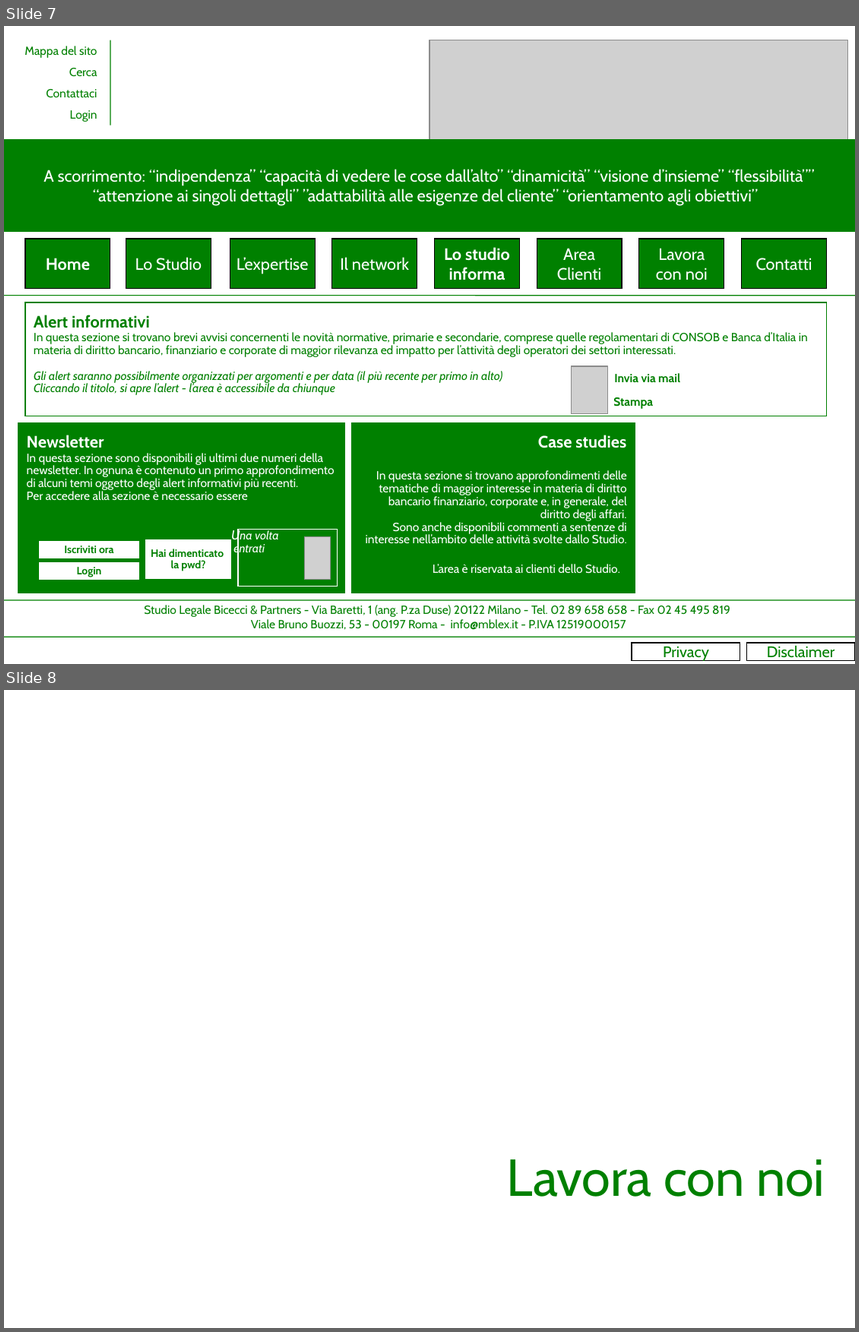
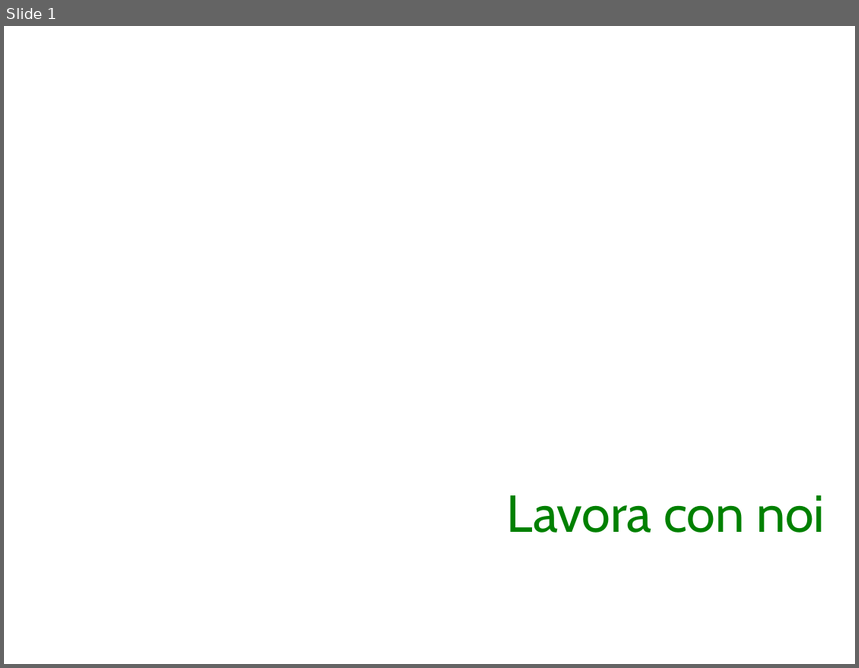
Before and after one commit to grentis/__mblex__, a slide deck: mokup/Sito internet Bicecci&Partners2.ppt. Shown one above the other, each under a label of ours: slides 7 and 8 before the commit, slide 1 after it. The pictures are 859x1332 and 859x668 pixels, drawn with LibreOffice and Linux fonts; fonts in the diff are those of the drawing; grey boxes stand for pictures. Boxes give left, top, right and bottom in pixels: in the first picture for what was removed or moved away, otherwise in the second. Text is boxed around its words. In the diff, an @@ line names an element or a change of style, - is before the commit and + after.

```diff
--- a/mokup/Sito internet Bicecci&Partners2.ppt
+++ b/mokup/Sito internet Bicecci&Partners2.ppt
@@ slide 7 removed at [4, 26, 855, 664], background #FFFFFF @@
@@ group removed at [25, 40, 110, 126]: 4 texts, 1 line @@
-Contattaci
-Mappa del sito
-Cerca
-Login
@@ picture removed at [430, 40, 848, 147] @@
@@ rectangle removed at [4, 139, 855, 231] @@
-A scorrimento: “indipendenza” “capacità di vedere le cose dall’alto” “dinamicità” “visione d’insieme” “flessibilità”” “attenzione ai singoli dettagli” ”adattabilità alle esigenze del cliente” “orientamento agli obiettivi”
@@ rectangle removed at [25, 239, 110, 288] @@
-Home
@@ rectangle removed at [126, 239, 211, 288] @@
-Lo Studio
@@ rectangle removed at [230, 239, 315, 288] @@
-L’expertise
@@ rectangle removed at [332, 239, 417, 288] @@
-Il network
@@ rectangle removed at [435, 239, 520, 288] @@
-Lo studio informa
@@ rectangle removed at [537, 239, 622, 288] @@
-Area Clienti
@@ rectangle removed at [639, 239, 724, 288] @@
-Lavora con noi
@@ rectangle removed at [742, 239, 827, 288] @@
-Contatti
@@ line removed from (4, 296) to (855, 296) @@
@@ rectangle removed at [25, 303, 827, 416] @@
-Alert informativi
-In questa sezione si trovano brevi avvisi concernenti le novità normative, primarie e secondarie, comprese quelle regolamentari di CONSOB e Banca d’Italia in materia di diritto bancario, finanziario e corporate di maggior rilevanza ed impatto per l’attività degli operatori dei settori interessati.
-Gli alert saranno possibilmente organizzati per argomenti e per data (il più recente per primo in alto)
-Cliccando il titolo, si apre l’alert - l’area è accessibile da chiunque
@@ picture removed at [572, 366, 608, 414] @@
@@ text removed at [614, 373, 680, 382] @@
-Invia via mail
@@ text removed at [614, 398, 653, 409] @@
-Stampa
@@ rectangle removed at [18, 423, 344, 594] @@
-Newsletter
-In questa sezione sono disponibili gli ultimi due numeri della newsletter. In ognuna è contenuto un primo approfondimento di alcuni temi oggetto degli alert informativi più recenti.
-Per accedere alla sezione è necessario essere
-Una volta
-entrati
@@ rectangle removed at [351, 423, 635, 594] @@
-Case studies
-In questa sezione si trovano approfondimenti delle tematiche di maggior interesse in materia di diritto bancario finanziario, corporate e, in generale, del diritto degli affari.
-Sono anche disponibili commenti a sentenze di interesse nell’ambito delle attività svolte dallo Studio.
-L’area è riservata ai clienti dello Studio.
@@ rectangle removed at [40, 542, 139, 558] @@
-Iscriviti ora
@@ rectangle removed at [146, 540, 231, 579] @@
-Hai dimenticato
-la pwd?
@@ rectangle removed at [238, 530, 338, 587] @@
@@ picture removed at [304, 537, 330, 580] @@
@@ rectangle removed at [40, 563, 139, 579] @@
-Login
@@ line removed from (4, 601) to (855, 601) @@
@@ text removed at [144, 605, 731, 630] @@
-Studio Legale Bicecci & Partners - Via Baretti, 1 (ang. P.za Duse) 20122 Milano - Tel. 02 89 658 658 - Fax 02 45 495 819
-Viale Bruno Buozzi, 53 - 00197 Roma - info@mblex.it - P.IVA 12519000157
@@ line removed from (4, 637) to (855, 637) @@
@@ rectangle removed at [633, 643, 741, 661] @@
-Privacy
@@ rectangle removed at [747, 643, 855, 661] @@
-Disclaimer
@@ what was slide 8 is now slide 1 @@
```
Also in this commit, not shown: 6 other slides removed, 6 other files.
